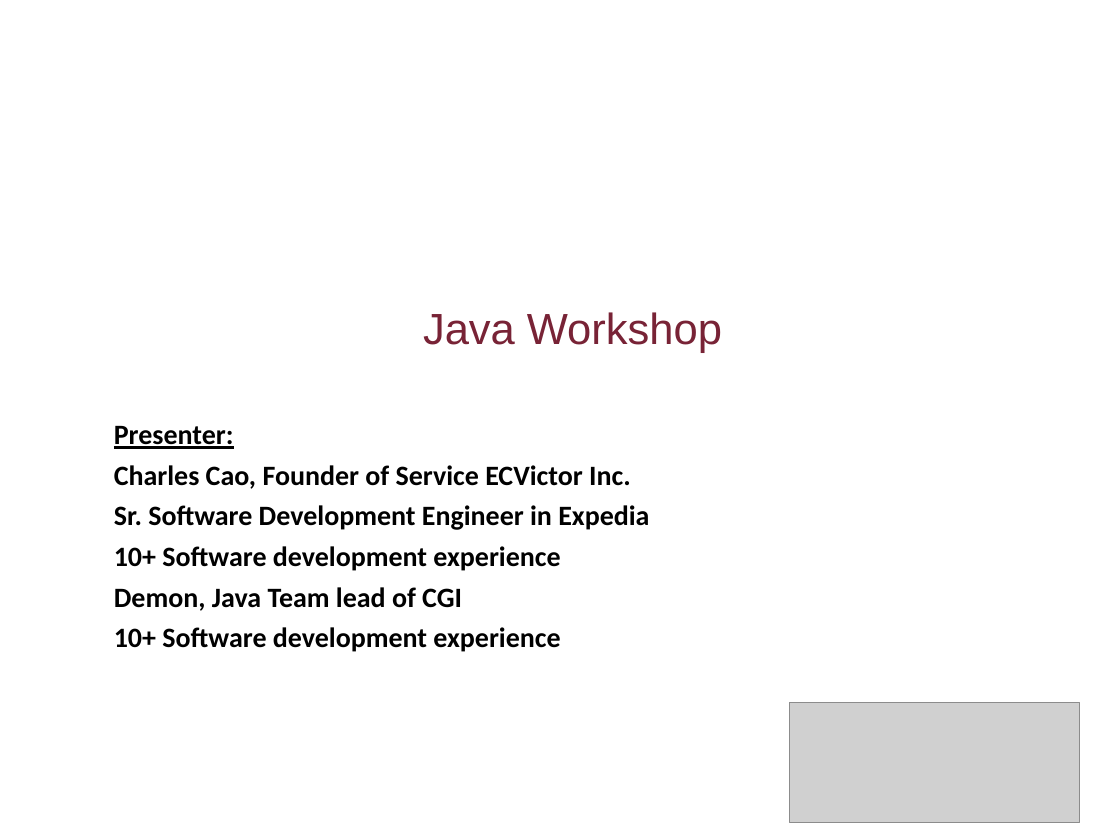
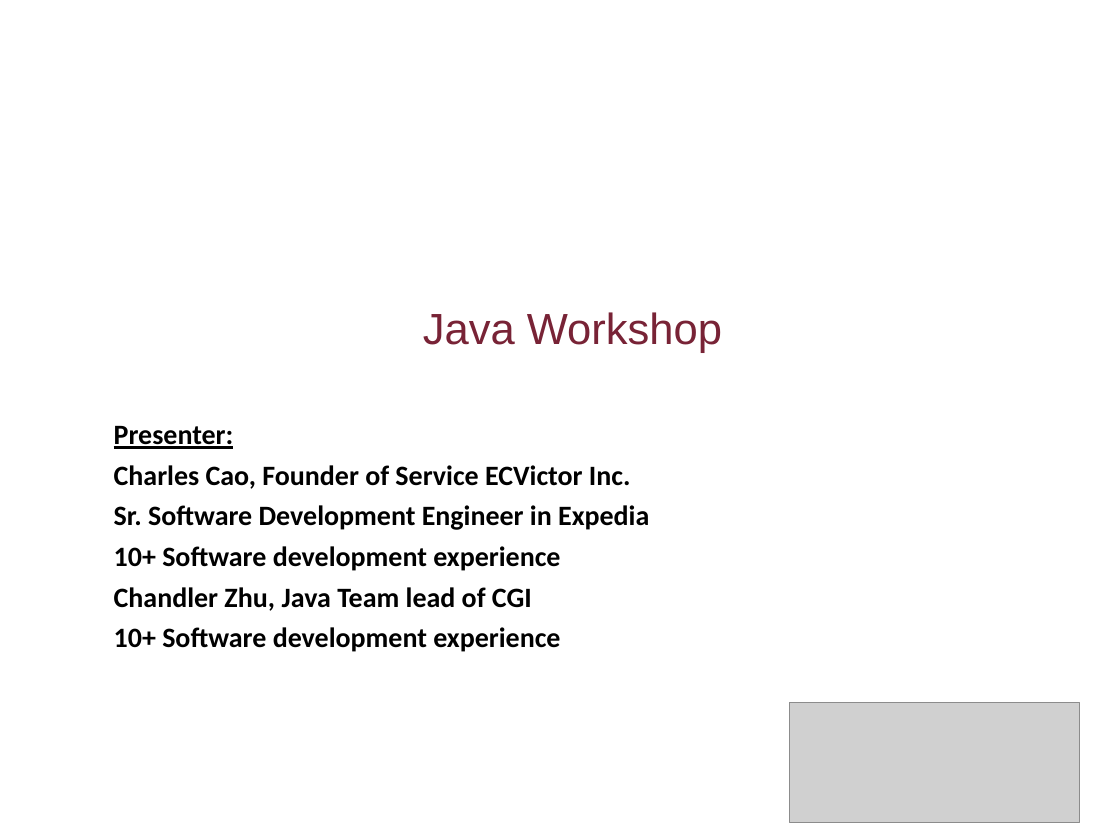
Before and after one commit to flyworker/java-workshop, a slide deck: slide 1 of Java Workshop-Concordia.ppt. Drawn at 1120x840 pixels with LibreOffice and Linux fonts; fonts in the diff are those of the drawing; grey boxes stand for pictures; background and template pictures are left out. Boxes give left, top, right and bottom in pixels: in the first picture for what was removed or moved away, otherwise in the second. Text is boxed around its words. In the diff, an @@ line names an element or a change of style, - is before the commit and + after.

```diff
--- a/Java Workshop-Concordia.ppt
+++ b/Java Workshop-Concordia.ppt
@@ text at [114,587,532,611]: text changed @@
-Demon, Java Team lead of CGI
+Chandler Zhu, Java Team lead of CGI
```
Also in this commit, not shown: 62 other slides changed.
